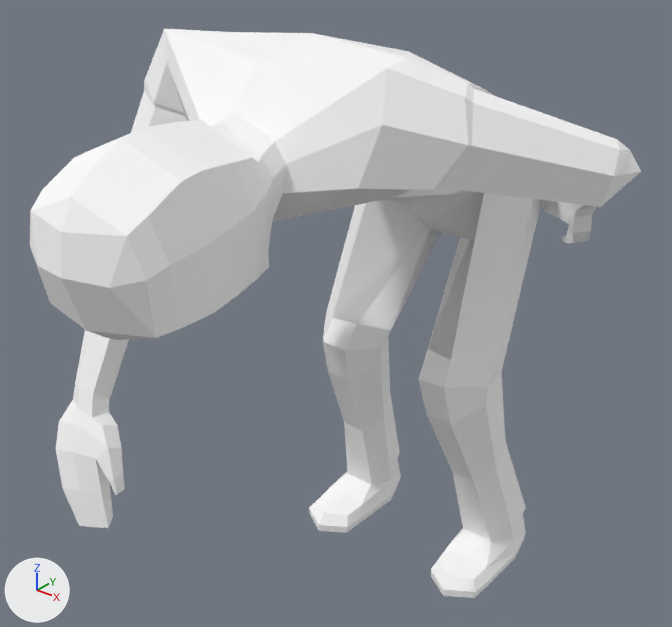
The glTF model frontend/assets/models3d/packs/quaternius-fbx/male_picking_up.glb: old version first, new version second.
The view is the same before and after, from a 50 mm lens placed at (1.49, -2.39, 2.18), pointed at (0.04, -0.58, 1.06). Every picture has the same lights, and +X, +Y and +Z are marked at lower left. The picture after the commit comes second. Where no turn or scale is listed for an object, it has been applied to the vertices.

Objects in the first picture: 'Male_PickingUp'.
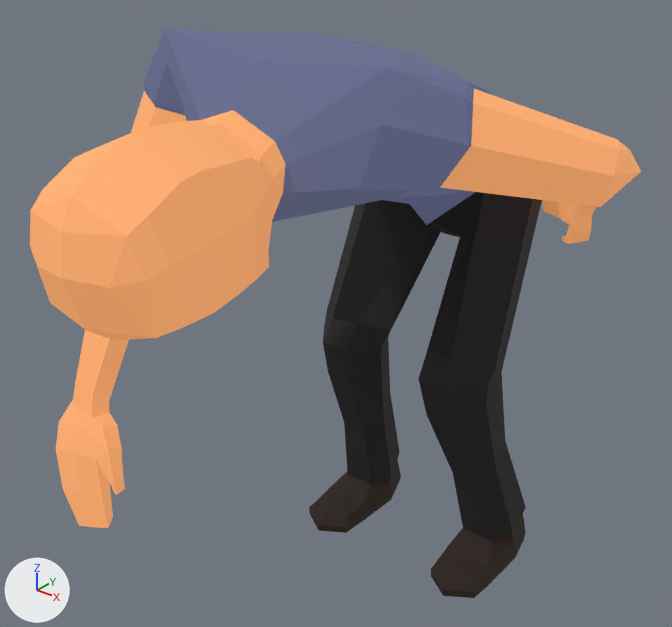
Location of each change, (x1, y1, x2, y2) in pixels of the pictures (672 x 627 px):
```json
{"object": "Male_PickingUp", "change": "recoloured, surface changed", "before": [30, 29, 641, 598], "after": [30, 29, 641, 598], "on screen": "darker"}
```

The change, as JSON lines over the scene's bpy script:
```json
{"op": "set", "path": "mat_material_0.base_color", "old": "(1.0, 1.0, 1.0)", "new": "(0.52, 0.216, 0.0804)", "note": "white #ffffff -> orange #bf8050"}
{"op": "add", "block": "mat_material_0", "code": "mat_material_0.emission_color = (0.52, 0.216, 0.0804)  # orange #bf8050"}
{"op": "add", "block": "mat_material_0", "code": "mat_material_0.emission_strength = 1.0"}
{"op": "set", "path": "mat_material_1.base_color", "old": "(1.0, 1.0, 1.0)", "new": "(0.0608, 0.0713, 0.134)", "note": "white #ffffff -> dark blue #464b66"}
{"op": "add", "block": "mat_material_1", "code": "mat_material_1.emission_color = (0.0608, 0.0713, 0.134)  # dark blue #464b66"}
{"op": "add", "block": "mat_material_1", "code": "mat_material_1.emission_strength = 1.0"}
{"op": "set", "path": "mat_material_2.base_color", "old": "(1.0, 1.0, 1.0)", "new": "(0.00497, 0.00461, 0.00477)", "note": "white #ffffff -> black #0f0f0f"}
{"op": "add", "block": "mat_material_2", "code": "mat_material_2.emission_color = (0.00497, 0.00461, 0.00477)  # black #0f0f0f"}
{"op": "add", "block": "mat_material_2", "code": "mat_material_2.emission_strength = 1.0"}
{"op": "set", "path": "mat_material_3.base_color", "old": "(1.0, 1.0, 1.0)", "new": "(0.00866, 0.00438, 0.00219)", "note": "white #ffffff -> black #170e07"}
{"op": "add", "block": "mat_material_3", "code": "mat_material_3.emission_strength = 1.0"}
```
